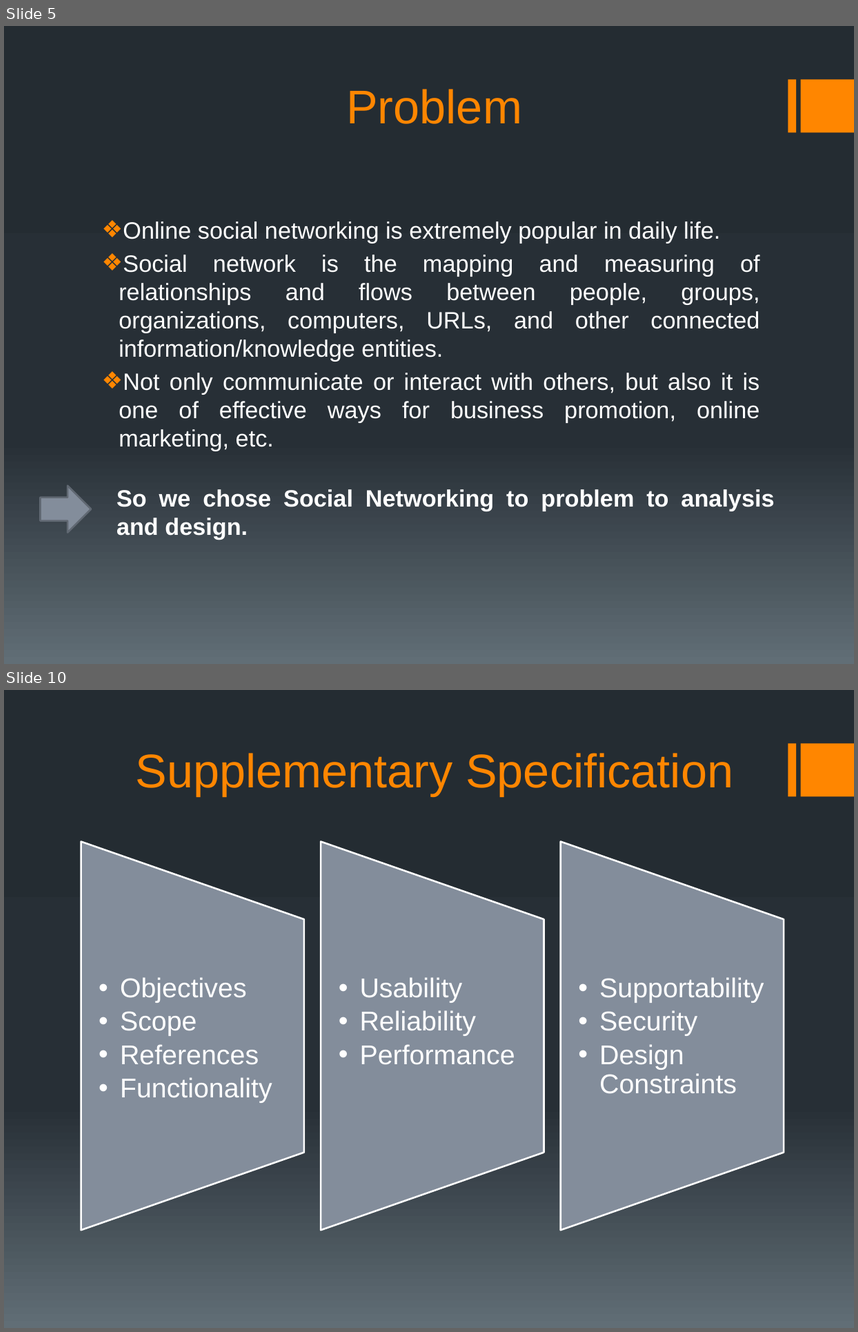
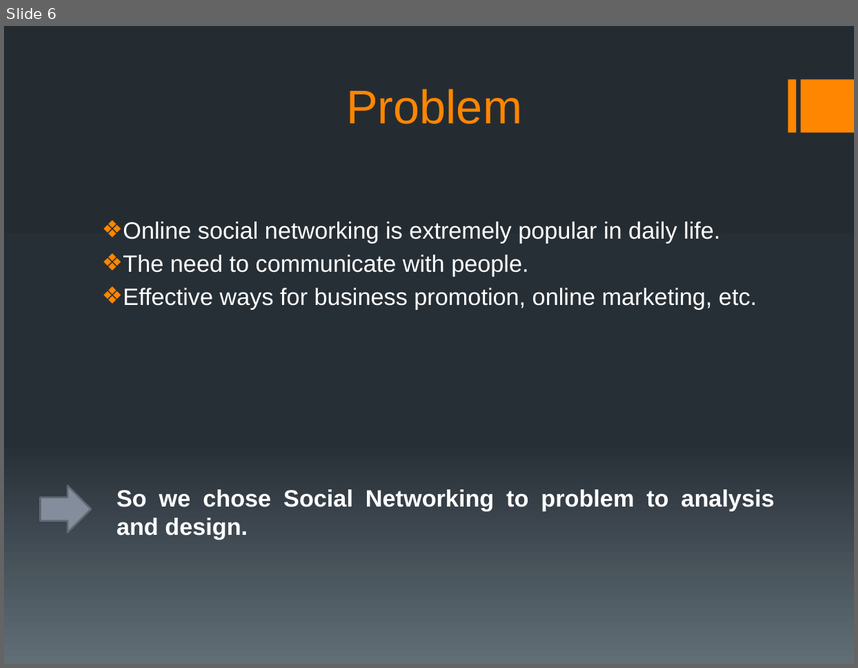
Before and after one commit to cuongtqc/ooad, a slide deck: Social Networking.pptx. Shown one above the other, each under a label of ours: slides 5 and 10 before the commit, slide 6 after it; the slides between them are not shown. The pictures are 858x1332 and 858x668 pixels, drawn with LibreOffice and Linux fonts; fonts in the diff are those of the drawing. Boxes give left, top, right and bottom in pixels: in the first picture for what was removed or moved away, otherwise in the second. Text is boxed around its words. In the diff, an @@ line names an element or a change of style, - is before the commit and + after.

```diff
--- a/Social Networking.pptx
+++ b/Social Networking.pptx
@@ slide 10 removed at (x1=4, y1=690, x2=854, y2=1328), background gradient #242C33 to #273037 to #636D76; not listed: 2 template elements that a slide beside it also shows @@
@@ title removed at (x1=135, y1=753, x2=733, y2=796) @@
-Supplementary Specification
@@ group removed at (x1=81, y1=841, x2=784, y2=1230): 3 flow chart manual operations, 3 texts @@
-  •• Objectives
-  •• Scope
-  •• References
-  •• Functionality
-  •• Usability
-  •• Reliability
-  •• Performance
-  •• Supportability
-  •• Security
-  •• Design Constraints
@@ what was slide 5 is now slide 6 @@
@@ slide 6 changed as well @@
@@ text at (x1=123, y1=254, x2=757, y2=309): text changed @@
-❖ Social network is the mapping and measuring of relationships and flows between people, groups, organizations, computers, URLs, and other connected information/knowledge entities.
-❖ Not only communicate or interact with others, but also it is one of effective ways for business promotion, online marketing, etc.
+❖ The need to communicate with people.
+❖ Effective ways for business promotion, online marketing, etc.
```
Also in this commit, not shown: 5 other slides changed, 24 slides added, 3 other slides removed.
